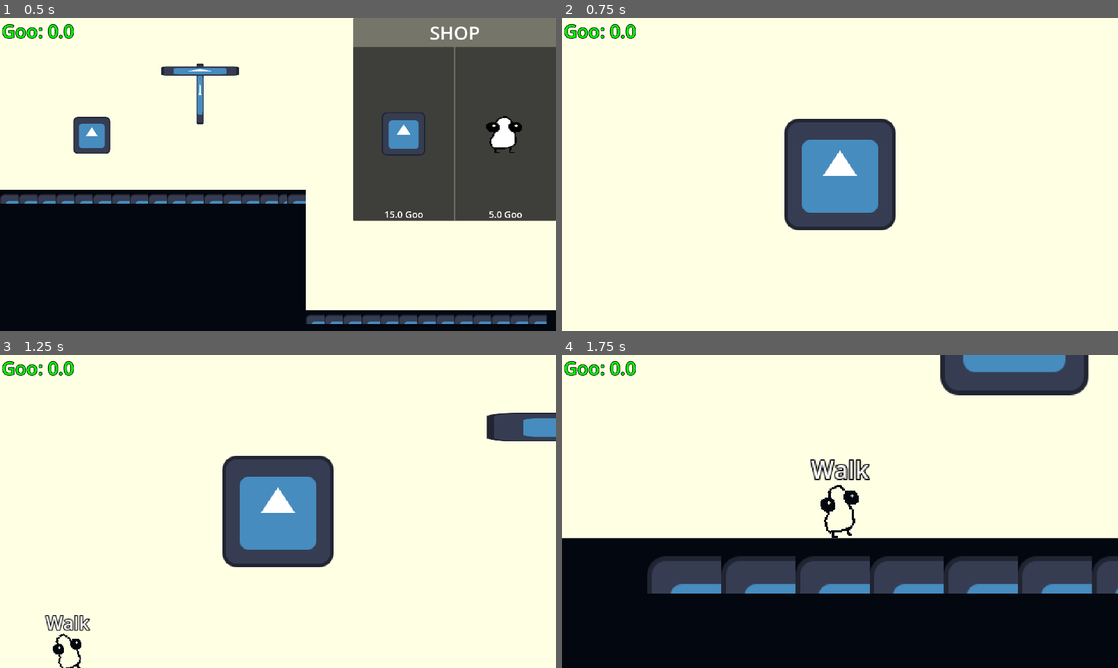
Above: before the commit, frames 1-4 (two rows, left to right).
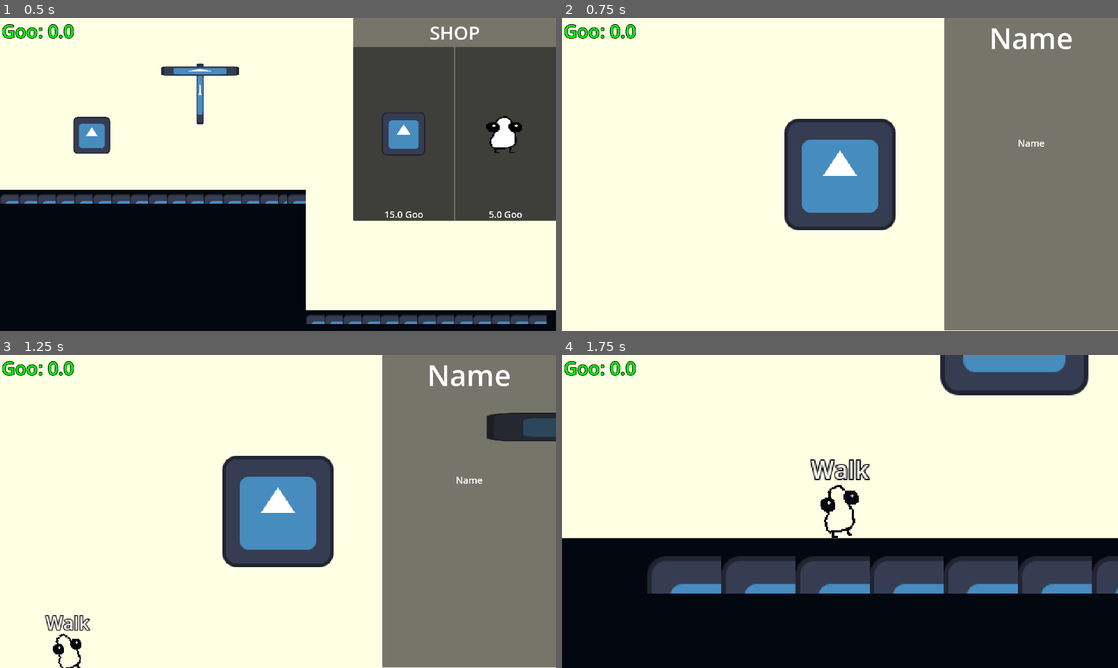
Above: after the commit, the same moments.

Repository: Octoan1/Tinkles-Incremental
Game: Godot game, scene res://main.tscn
The game is run twice, just before and just after one commit, with the same random seed, the same clock (stepped at 60 frames per second) and the same inputs. The engine's default icon, where the game draws it, is replaced by a stand-in: a white triangle on a blue panel in a dark square.
Inputs (mouse positions are in pixels of both pictures, inside the frame that each line leads up to):
- Up to frame 1 (0.5 s): no input
- Up to frame 2 (0.75 s): tap Enter at 0.5 s; move the mouse to (650, 136) at 0.52 s; click (650, 136) at 0.6 s
- Up to frame 3 (1.25 s): no input
- Up to frame 4 (1.75 s): move the mouse to (634, 655) at 1.27 s; click (634, 655) at 1.35 s

Frame 1 is identical in both runs. In frame 2, 31% of the frame differs, in the area x 68-100%, y 0-100%; in frame 3, 31%; in frame 4, nothing differs.

Commit message:
Building Upgrade Shop
- Buildings can be selected, and an associated upgrade shop menu pops up
- upgrade shop contains dynamic building data; buffet contains buffet upgrades and info, crusher contains crusher upgrades and info, etc.
- TODO: Add upgrade logic so you can actually purchase the upgrades and modify the building's effect(s).

Diff:
--- a/Game Logic/game_manager.gd
+++ b/Game Logic/game_manager.gd
@@ -11,14 +11,12 @@
 	var files: PackedStringArray = DirAccess.get_files_at(folder_path)
 
 	for file_name: String in files:
-		if file_name.ends_with(".import") or file_name.ends_with(".remap"):
-			continue
+		if file_name.ends_with(".tres"):
+			var full_path: String = folder_path + file_name
 
-		var full_path: String = folder_path + file_name
-
-		var resource: Resource = load(full_path)
-		if resource is Building:
-			buildings.append(resource)
+			var resource: Resource = load(full_path)
+			if resource is Building:
+				buildings.append(resource)
 
 func modify_goo(amount: float) -> void:
 	goo += amount
--- a/Objects/Buildings/BuildingResources/buffet.tres
+++ b/Objects/Buildings/BuildingResources/buffet.tres
@@ -1,8 +1,8 @@
 [gd_resource type="Resource" script_class="Building" format=3 uid="uid://jm7ebs78rc1f"]
 
 [ext_resource type="Texture2D" uid="uid://ddux8qo1iqdpo" path="res://icon.svg" id="1_68o2f"]
-[ext_resource type="Script" uid="uid://dn8p2gkbl7742" path="res://Objects/Buildings/Building.gd" id="1_g4upg"]
-[ext_resource type="PackedScene" uid="uid://dlayonr1hr4tv" path="res://Objects/Buildings/buffet.tscn" id="1_us2ye"]
+[ext_resource type="Script" uid="uid://dn8p2gkbl7742" path="res://Objects/Buildings/BuildingScripts/Building.gd" id="1_g4upg"]
+[ext_resource type="PackedScene" uid="uid://dlayonr1hr4tv" path="res://Objects/Buildings/buffet.tscn" id="1_idvas"]
 [ext_resource type="Script" uid="uid://cw3stsb1klbqh" path="res://Objects/Buildings/BuildingUpgrades/BuildingUpgrade.gd" id="4_y1aks"]
 
 [resource]
--- a/Objects/Buildings/BuildingResources/crusher.tres
+++ b/Objects/Buildings/BuildingResources/crusher.tres
@@ -1,18 +1,18 @@
 [gd_resource type="Resource" script_class="Building" format=3 uid="uid://b8cofyd3ivixy"]
 
-[ext_resource type="Script" uid="uid://dn8p2gkbl7742" path="res://Objects/Buildings/Building.gd" id="1_78jvi"]
-[ext_resource type="PackedScene" uid="uid://cfjinxyfp22kg" path="res://Objects/Buildings/crusher.tscn" id="1_pi62l"]
+[ext_resource type="PackedScene" uid="uid://cfjinxyfp22kg" path="res://Objects/Buildings/crusher.tscn" id="1_3mdeb"]
 [ext_resource type="Texture2D" uid="uid://bypcf1giookoa" path="res://Assets/Asesprite/lemming.png" id="2_b67am"]
+[ext_resource type="Script" uid="uid://dn8p2gkbl7742" path="res://Objects/Buildings/BuildingScripts/Building.gd" id="3_3mdeb"]
 [ext_resource type="Script" uid="uid://cw3stsb1klbqh" path="res://Objects/Buildings/BuildingUpgrades/BuildingUpgrade.gd" id="4_b67am"]
 [ext_resource type="Resource" uid="uid://m5y0c0dkvcln" path="res://Objects/Buildings/BuildingUpgrades/CrusherUpgrades/Cooldown.tres" id="5_aw4fb"]
 [ext_resource type="Resource" uid="uid://cfr5eofaga8bw" path="res://Objects/Buildings/BuildingUpgrades/CrusherUpgrades/Speed.tres" id="6_5jkb0"]
 
 [resource]
-script = ExtResource("1_78jvi")
+script = ExtResource("3_3mdeb")
 building_name = "Crusher"
 description = "Cruhses things"
 build_price = 5.0
 preview_image = ExtResource("2_b67am")
-prefab = ExtResource("1_pi62l")
+prefab = ExtResource("1_3mdeb")
 upgrades = Array[ExtResource("4_b67am")]([ExtResource("5_aw4fb"), ExtResource("6_5jkb0")])
 metadata/_custom_type_script = "uid://dn8p2gkbl7742"
--- a/Objects/Buildings/BuildingScripts/BuildingClass.gd
+++ b/Objects/Buildings/BuildingScripts/BuildingClass.gd
@@ -4,9 +4,13 @@
 @export var building_node: Node2D
 @export var building_cam: Camera2D
 @export var click_area: Area2D
+var building_res: Building
 
 var click_timer: Timer
 var click_ready: bool = true
+
+const BUILDING_UPGRADE_SHOP = preload("uid://c6y0a8dck4dip")
+var building_shop_node: Control
 
 func _ready() -> void:
 	click_timer = Timer.new()
@@ -15,6 +19,7 @@
 	click_timer.connect("timeout", _on_click_timer_timeout)
 
 	click_area.connect("input_event", _on_click_area_input_event)
+
 
 
 
@@ -38,8 +43,22 @@
 	building_cam.enabled = true
 	print("Inspecting building")
 
+	# spawn the upgrade shop
+	# how to safely reference the resource?
+	building_shop_node = BUILDING_UPGRADE_SHOP.instantiate()
+	get_tree().current_scene.find_child("UI").add_child(building_shop_node)
+	building_shop_node.populate_shop(building_res)
+
+
+
+
+
+
+
 func disable_camera() -> void:
 	building_cam.enabled = false
+	if building_shop_node:
+		building_shop_node.queue_free()
 
 func _on_click_timer_timeout() -> void:
 	click_ready = true
--- /dev/null
+++ b/Objects/Buildings/BuildingScripts/building_upgrade_shop.gd
@@ -0,0 +1,32 @@
+extends Control
+
+@onready var v_box_container: VBoxContainer = $Panel/ScrollContainer/VBoxContainer
+@onready var panel: Panel = $Panel
+
+const UPGRADE_ITEM = preload("uid://bwujx2uaicury")
+
+func _ready() -> void:
+	pass
+
+func populate_shop(building: Building) -> void:
+	if not building:
+		return
+	var upgrades: Array[BuildingUpgrade] = building.upgrades
+
+	panel.get_node("BuildingName").text = building.building_name
+	panel.get_node("BuildingIcon").texture = building.preview_image
+	panel.get_node("BuildingDescription").text = building.description
+
+	for i: int in upgrades.size():
+		var upgrade_ui: Node = UPGRADE_ITEM.instantiate()
+		var current_upgrade: BuildingUpgrade = upgrades[i]
+		var current_level: int = current_upgrade.upgrade_level
+
+		upgrade_ui.get_node("UpgradeName").text = current_upgrade.upgrade_name
+		upgrade_ui.get_node("UpgradeDescription").text = current_upgrade.description
+		upgrade_ui.get_node("UpgradeLevel").text = "LVL " + str(current_level)
+		upgrade_ui.get_node("UpgradePriceButton").text = str(current_upgrade.level_cost[current_level]) + " Goo"
+		upgrade_ui.get_node("UpgradeIcon").texture = current_upgrade.upgrade_icon
+
+		# add the building upgrade to the v_box
+		v_box_container.add_child(upgrade_ui)
--- a/Objects/Buildings/BuildingScripts/crusher.gd
+++ b/Objects/Buildings/BuildingScripts/crusher.gd
@@ -13,9 +13,6 @@
 var attacking: bool = false
 var resetting: bool = false
 var trap_speed: float = 500
-
-func _ready() -> void:
-	attack_cooldown_timer.start()
 
 func _physics_process(delta: float) -> void:
 	if attacking:
--- a/Objects/Buildings/buffet.tscn
+++ b/Objects/Buildings/buffet.tscn
@@ -13,6 +13,7 @@
 building_node = NodePath(".")
 building_cam = NodePath("BuildingComponents/BuildingCam")
 click_area = NodePath("BuildingComponents/ClickArea")
+building_name = "Buffet"
 
 [node name="BuildingComponents" type="Node2D" parent="." unique_id=1887783827]
 
--- a/Objects/Buildings/crusher.tscn
+++ b/Objects/Buildings/crusher.tscn
@@ -22,6 +22,7 @@
 building_node = NodePath(".")
 building_cam = NodePath("BuildingComponents/BuildingCam")
 click_area = NodePath("BuildingComponents/ClickArea")
+building_name = "Crusher"
 
 [node name="BuildingComponents" type="Node2D" parent="." unique_id=457885875]
 
@@ -71,6 +72,7 @@
 debug_color = Color(0.9987908, 0, 0.14475623, 0.41960785)
 
 [node name="attack_cooldown" type="Timer" parent="." unique_id=412730181]
+autostart = true
 
 [node name="TrapStart" type="Marker2D" parent="." unique_id=672596031]
 
--- /dev/null
+++ b/UI/building_upgrade_shop.tscn
@@ -0,0 +1,72 @@
+[gd_scene format=3 uid="uid://c6y0a8dck4dip"]
+
+[ext_resource type="Script" uid="uid://bee3cajc4h27e" path="res://Objects/Buildings/BuildingScripts/building_upgrade_shop.gd" id="1_6i40b"]
+
+[node name="BuildingUpgrade" type="Control" unique_id=1806982477]
+layout_mode = 3
+anchors_preset = 1
+anchor_left = 1.0
+anchor_right = 1.0
+offset_left = -600.0
+offset_bottom = 1080.0
+grow_horizontal = 0
+script = ExtResource("1_6i40b")
+
+[node name="Panel" type="Panel" parent="." unique_id=373892222]
+layout_mode = 1
+offset_right = 601.0
+offset_bottom = 1078.0
+
+[node name="BuildingName" type="Label" parent="Panel" unique_id=1501873655]
+layout_mode = 0
+offset_right = 600.0
+offset_bottom = 160.0
+theme_override_font_sizes/font_size = 100
+text = "Name"
+horizontal_alignment = 1
+autowrap_mode = 2
+
+[node name="BuildingIcon" type="TextureRect" parent="Panel" unique_id=1136712373]
+layout_mode = 1
+anchors_preset = 5
+anchor_left = 0.5
+anchor_right = 0.5
+offset_left = -75.0
+offset_top = 200.0
+offset_right = 75.0
+offset_bottom = 350.0
+grow_horizontal = 2
+
+[node name="BuildingDescription" type="Label" parent="Panel" unique_id=863769399]
+layout_mode = 1
+anchors_preset = 8
+anchor_left = 0.5
+anchor_top = 0.5
+anchor_right = 0.5
+anchor_bottom = 0.5
+offset_left = -300.0
+offset_top = -130.0
+offset_right = 300.0
+offset_bottom = 30.0
+grow_horizontal = 2
+grow_vertical = 2
+theme_override_font_sizes/font_size = 32
+text = "Name"
+horizontal_alignment = 1
+autowrap_mode = 2
+
+[node name="ScrollContainer" type="ScrollContainer" parent="Panel" unique_id=960312419]
+layout_mode = 1
+anchors_preset = 7
+anchor_left = 0.5
+anchor_top = 1.0
+anchor_right = 0.5
+anchor_bottom = 1.0
+offset_left = -300.0
+offset_top = -600.0
+offset_right = 300.0
+grow_horizontal = 2
+grow_vertical = 0
+
+[node name="VBoxContainer" type="VBoxContainer" parent="Panel/ScrollContainer" unique_id=160716082]
+layout_mode = 2
--- a/UI/shop_item.gd
+++ b/UI/shop_item.gd
@@ -1,7 +1,6 @@
 extends Panel
 const BUILDING_PLACEMENT: Resource = preload("uid://fjg6m8jxharl")
 @onready var item_icon: TextureRect = $ItemIcon
-const BUFFET: Resource = preload("uid://dlayonr1hr4tv")
 
 
 var building_preview: Node2D
@@ -49,7 +48,7 @@
 				var tile_global_pos: Vector2 = tile_map.to_global(tile_map.map_to_local(tile_coords))
 
 				building.global_position = tile_global_pos
-
+				building.building_res = building_res
 				#building.global_position = get_global_mouse_position()
 				get_tree().current_scene.add_child(building)
 
--- /dev/null
+++ b/UI/upgrade_item.tscn
@@ -0,0 +1,78 @@
+[gd_scene format=3 uid="uid://bwujx2uaicury"]
+
+[node name="UpgradeItem" type="Panel" unique_id=1582260106]
+custom_minimum_size = Vector2(600, 200)
+
+[node name="UpgradeName" type="Label" parent="." unique_id=108657131]
+layout_mode = 1
+anchors_preset = 8
+anchor_left = 0.5
+anchor_top = 0.5
+anchor_right = 0.5
+anchor_bottom = 0.5
+offset_left = -120.0
+offset_top = -85.0
+offset_right = 160.0
+offset_bottom = -2.0
+grow_horizontal = 2
+grow_vertical = 2
+theme_override_font_sizes/font_size = 48
+text = "Name"
+autowrap_mode = 2
+
+[node name="UpgradeDescription" type="Label" parent="." unique_id=1761171550]
+layout_mode = 1
+anchors_preset = 7
+anchor_left = 0.5
+anchor_top = 1.0
+anchor_right = 0.5
+anchor_bottom = 1.0
+offset_left = -120.0
+offset_top = -108.0
+offset_right = 126.0
+grow_horizontal = 2
+grow_vertical = 0
+theme_override_font_sizes/font_size = 20
+text = "This is the upgrade description"
+autowrap_mode = 2
+
+[node name="UpgradeLevel" type="Label" parent="." unique_id=949320800]
+layout_mode = 1
+anchors_preset = 1
+anchor_left = 1.0
+anchor_right = 1.0
+offset_left = -112.0
+offset_top = 12.0
+offset_right = -12.0
+offset_bottom = 57.0
+grow_horizontal = 0
+theme_override_font_sizes/font_size = 32
+text = "Lvl X"
+
+[node name="UpgradePriceButton" type="Button" parent="." unique_id=2048807833]
+layout_mode = 1
+anchors_preset = 3
+anchor_left = 1.0
+anchor_top = 1.0
+anchor_right = 1.0
+anchor_bottom = 1.0
+offset_left = -172.0
+offset_top = -112.0
+offset_right = -12.0
+offset_bottom = -12.0
+grow_horizontal = 0
+grow_vertical = 0
+theme_override_font_sizes/font_size = 24
+text = "50.0
+Goo"
+
+[node name="UpgradeIcon" type="TextureRect" parent="." unique_id=860747718]
+layout_mode = 1
+anchors_preset = 4
+anchor_top = 0.5
+anchor_bottom = 0.5
+offset_left = 36.0
+offset_top = -64.0
+offset_right = 164.0
+offset_bottom = 64.0
+grow_vertical = 2
Not shown: 1 places in Objects/Buildings/BuildingResources/buffet.tres that only renumber resources
Renamed: Objects/Buildings/Building.gd -> Objects/Buildings/BuildingScripts/Building.gd
Renamed: Objects/Buildings/Building.gd.uid -> Objects/Buildings/BuildingScripts/Building.gd.uid
Not shown, added: Objects/Buildings/BuildingScripts/building_upgrade_shop.gd.uid
